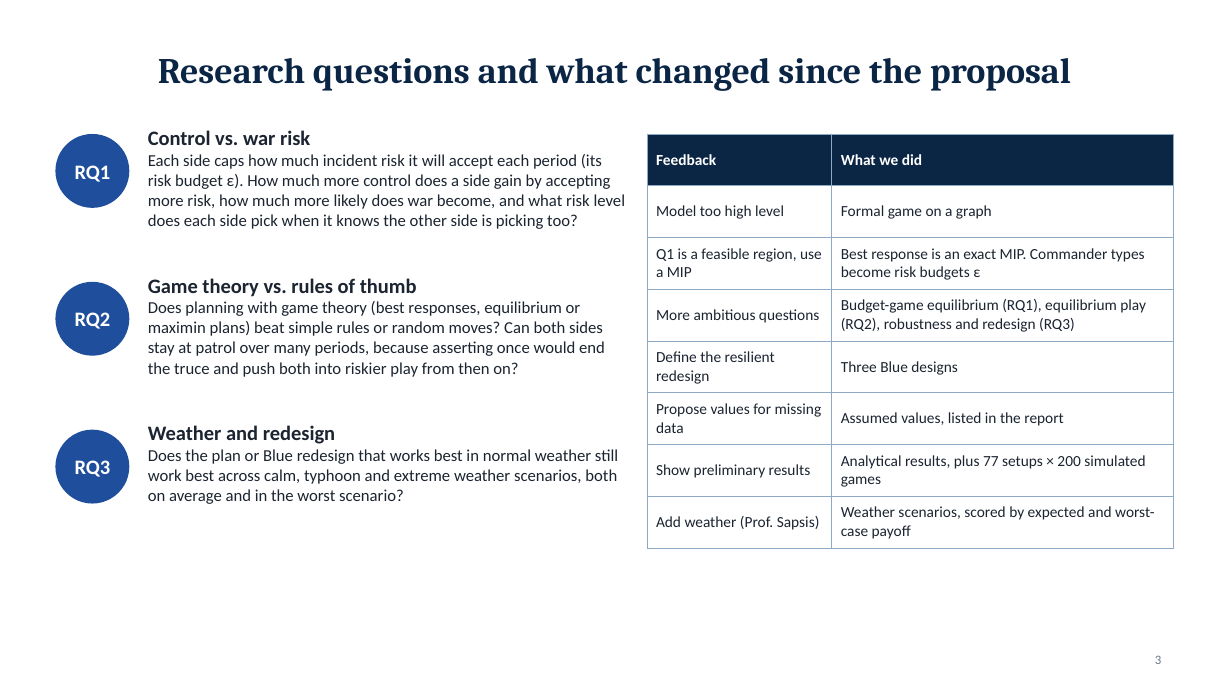
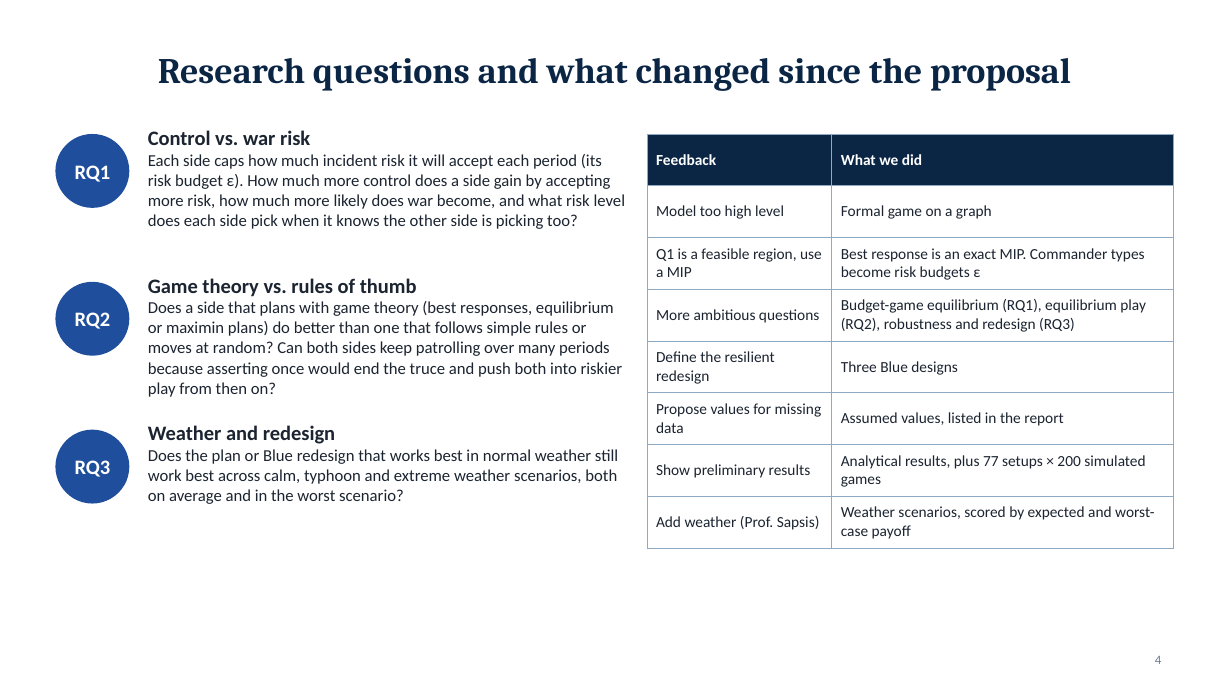
Before and after one commit to draggin-anchor/6.S974-Wargaming-Term-Project, a slide deck: slide 4 of deliverables/02-workshop1-slides.pptx (slide 3 before the commit). Drawn at 1232x693 pixels with LibreOffice and Linux fonts; fonts in the diff are those of the drawing. Boxes give left, top, right and bottom in pixels: in the first picture for what was removed or moved away, otherwise in the second. Text is boxed around its words. In the diff, an @@ line names an element or a change of style, - is before the commit and + after.

```diff
--- a/deliverables/02-workshop1-slides.pptx
+++ b/deliverables/02-workshop1-slides.pptx
@@ text at [148, 301, 623, 397]: text changed @@
-Does planning with game theory (best responses, equilibrium or maximin plans) beat simple rules or random moves? Can both sides stay at patrol over many periods, because asserting once would end the truce and push both into riskier play from then on?
+Does a side that plans with game theory (best responses, equilibrium or maximin plans) do better than one that follows simple rules or moves at random? Can both sides keep patrolling over many periods because asserting once would end the truce and push both into riskier play from then on?
@@ page number at [1155, 656, 1161, 664]: text changed @@
-3
+4
```
Also in this commit, not shown: 6 other slides changed, 1 slide added, 2 other files.
